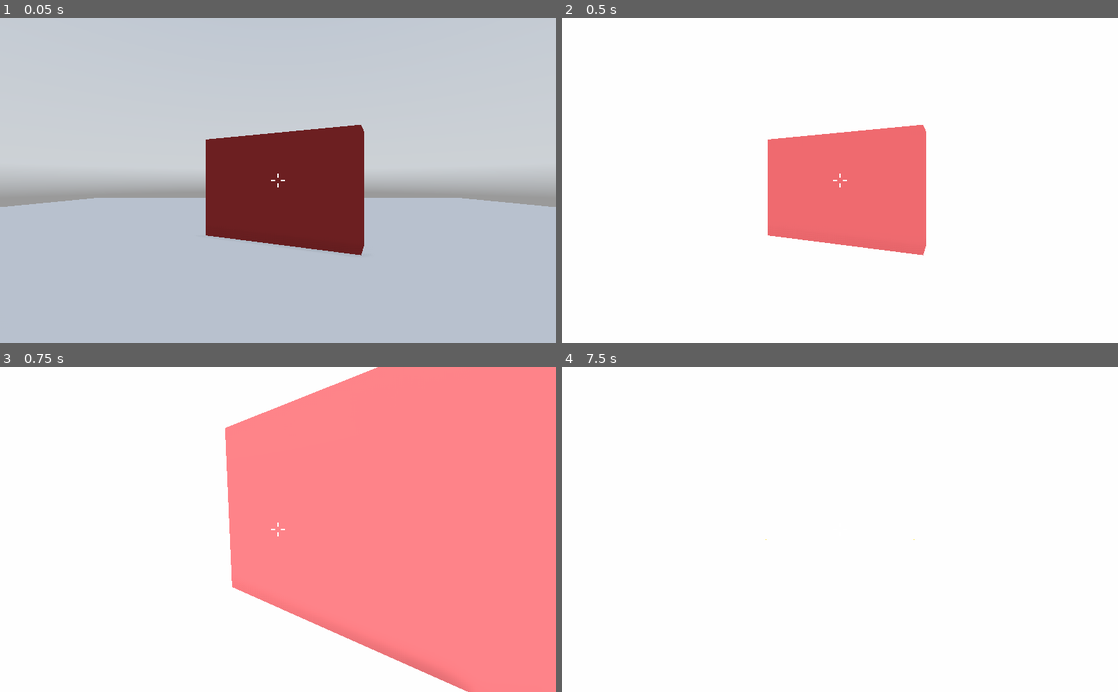
Above: before the commit, frames 1-4 (two rows, left to right).
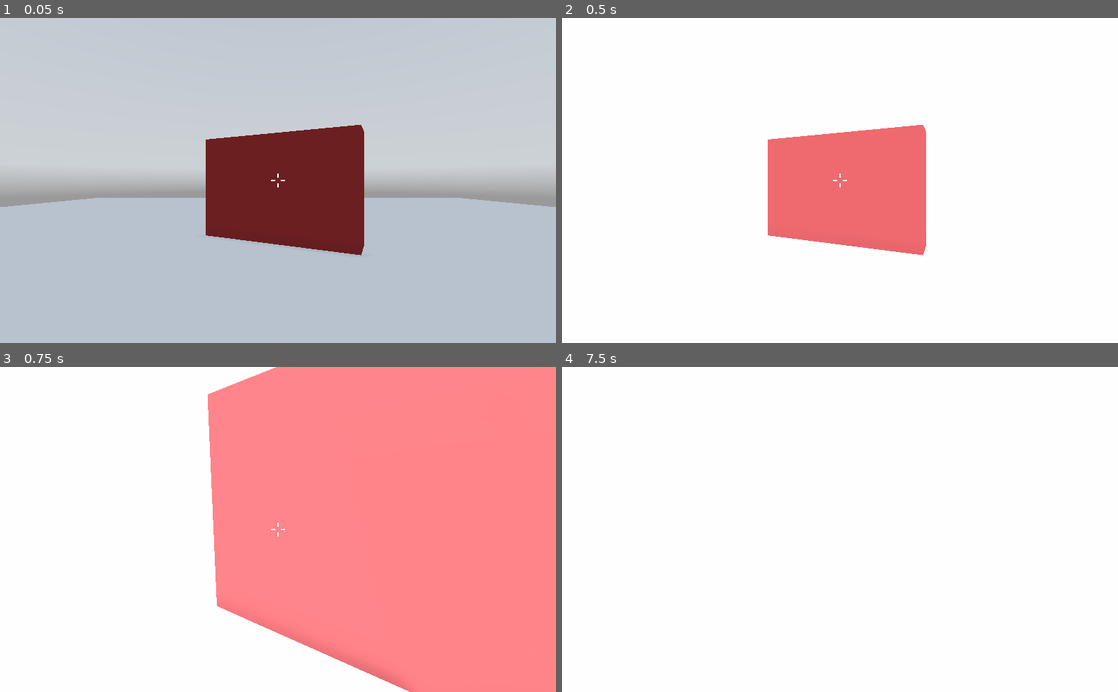
Above: after the commit, the same moments.

Repository: MilkAndBanana01/GODOT-FPS-Toolkit
Game: Godot game, scene res://World/World.tscn
The game is run twice, just before and just after one commit, with the same random seed, the same clock (stepped at 60 frames per second) and the same inputs. A sky picture missing from this copy of the repository is replaced by a grey-blue gradient.
Inputs (mouse positions are in pixels of both pictures, inside the frame that each line leads up to):
- Up to frame 1 (0.05 s): no input
- Up to frame 2 (0.5 s): no input
- Up to frame 3 (0.75 s): tap Enter at 0.5 s; move the mouse to (272, 536) at 0.52 s; hold W (move_forward) from 0.53 s (still down); hold Shift (run) from 0.53 s (still down)
- Up to frame 4 (7.5 s): tap Space (jump) at 0.77, 1.25, 1.52, 2.75, 3.02, 3.77, 4.25, 4.52, 6.02, 6.77 s; move the mouse to (878, 532) at 1.27 s; release Shift (run) at 1.28 s; tap Shift (run) at 1.35, 2.3, 3.05, 4.35, 6.05 s; tap Enter at 2, 3.5 s; move the mouse to (795, 526) at 2.02 s; hold Z (zoom) 2.03-2.78 s; move the mouse to (845, 529) at 2.77 s; release W (move_forward) at 2.78 s; hold A (move_left) 2.78-3.53 s; tap Ctrl at 2.85, 6.6 s; move the mouse to (817, 523) at 3.52 s; hold Shift (run) 3.53-4.28 s; hold W (move_forward) 3.53-5.78 s; tap E at 3.6, 7.35 s; move the mouse to (867, 529) at 4.27 s; move the mouse to (812, 529) at 5.02 s; hold Shift (run) 5.03-5.78 s; move the mouse to (851, 523) at 5.77 s; hold D (move_right) 5.78-6.53 s; tap Z (zoom) at 5.85 s; move the mouse to (834, 536) at 6.52 s; hold Shift (run) 6.53-7.28 s; hold W (move_forward) from 6.53 s (still down); move the mouse to (878, 532) at 7.27 s

Frames 1-2 are identical in both runs. In frame 3, 7.2% of the frame differs, in the area x 37-85%, y 0-100%; in frame 4, less than 0.1%.

Commit message:
camera tilt for running

Diff:
--- a/GODOT FPS Toolkit (Godot 3.4)/Player/Camera/Camera Effects/Camera Tilt.gd
+++ b/GODOT FPS Toolkit (Godot 3.4)/Player/Camera/Camera Effects/Camera Tilt.gd
@@ -4,6 +4,9 @@
 export var tilt_ammount := 5.0
 export var tilt_acceleration := 4.0
 
+onready var running_tilt = tilt_ammount + Ap.running.custom_FOV if Ap.running.custom_FOV > 0 else tilt_ammount + 4
+
 func _physics_process(delta: float) -> void:
 	if enabled:
-		Ap.camera.rotation_degrees.z = lerp(Ap.camera.rotation_degrees.z,-tilt_ammount * Ap.movement_settings.input.x,delta * tilt_acceleration)
+		print(Ap.camera.rotation_degrees.z)
+		Ap.camera.rotation_degrees.z = lerp(Ap.camera.rotation_degrees.z,-(running_tilt if Ap.running.affect_tilt and Input.is_action_pressed("run") else tilt_ammount) * Ap.movement_settings.input.x,delta * tilt_acceleration)
--- a/GODOT FPS Toolkit (Godot 3.4)/Player/Camera/Camera Effects/Dynamic FOV.gd
+++ b/GODOT FPS Toolkit (Godot 3.4)/Player/Camera/Camera Effects/Dynamic FOV.gd
@@ -20,7 +20,9 @@
 	if enabled:
 		var movement = Ap.movement_settings.velocity.length() / Ap.movement_settings.speed
 		var current_FOV = clamp(
-			(maximum_FOV * Ap.movement_settings.input.length() if Ap.running.enabled and not Input.is_action_pressed("run") else running_FOV * movement),
+			(maximum_FOV * Ap.movement_settings.input.length()
+			if Ap.running.enabled and not Input.is_action_pressed("run")
+			else running_FOV * movement),
 			minimum_FOV,
 			running_FOV)
 		Ap.camera.fov = lerp(Ap.camera.fov,current_FOV,delta * 4)
--- a/GODOT FPS Toolkit (Godot 3.4)/Player/Movement/Running/Running.gd
+++ b/GODOT FPS Toolkit (Godot 3.4)/Player/Movement/Running/Running.gd
@@ -5,6 +5,8 @@
 export var acceleration := 1
 export var affect_FOV := true
 export var custom_FOV := 0
+export var affect_tilt := true
+export var custom_tilt := 0.0
 
 func _enter_tree() -> void:
 	Ap.running = self
Not shown: 1 places in GODOT FPS Toolkit (Godot 3.4)/World/World.tscn that only renumber resources
